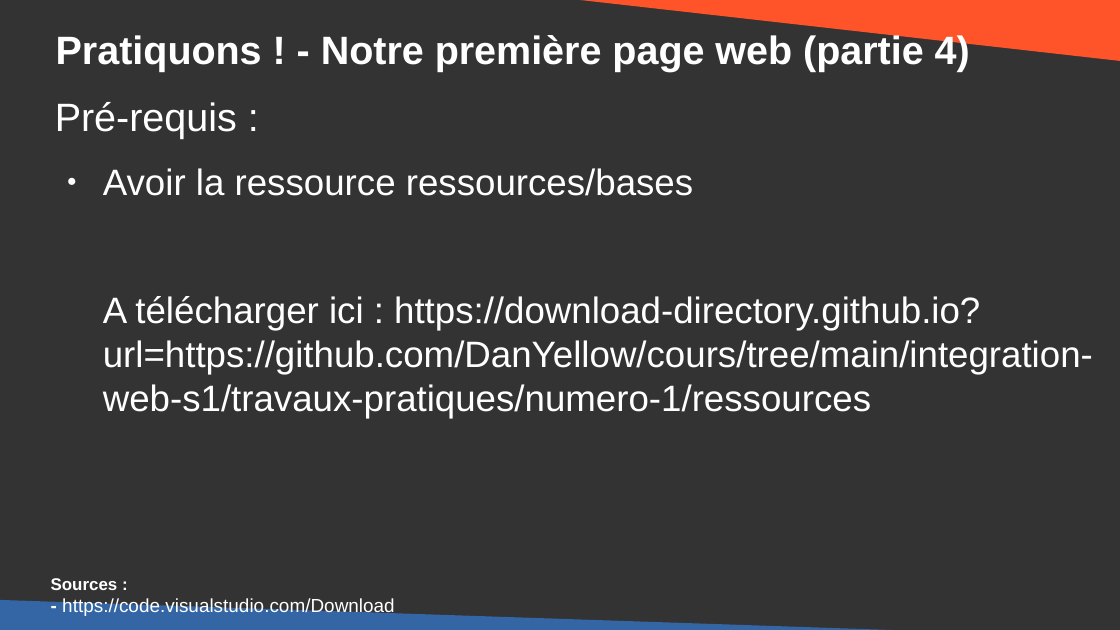
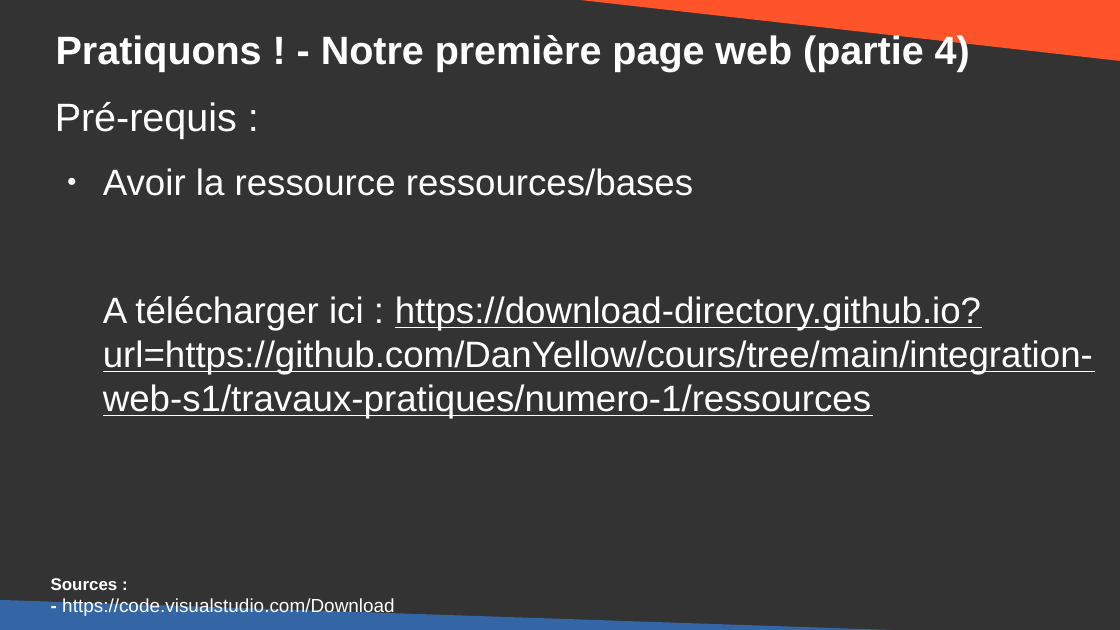
Before and after one commit to DanYellow/cours, a slide deck: slide 20 of integration-web-s1/travaux-pratiques/numero-1/presentation.odp. Drawn at 1120x630 pixels with LibreOffice and Linux fonts; fonts in the diff are those of the drawing. Boxes give left, top, right and bottom in pixels: in the first picture for what was removed or moved away, otherwise in the second. Text is boxed around its words. In the diff, an @@ line names an element or a change of style, - is before the commit and + after.

Commit message:
Update courses

```diff
--- a/integration-web-s1/travaux-pratiques/numero-1/presentation.odp
+++ b/integration-web-s1/travaux-pratiques/numero-1/presentation.odp
@@ text at bbox=[103, 296, 1093, 418]: underline on in "https://download-directory.github.io?url=https://github.com/ ..." @@
```
Also in this commit, not shown: 5 other slides changed, 18 other files.
